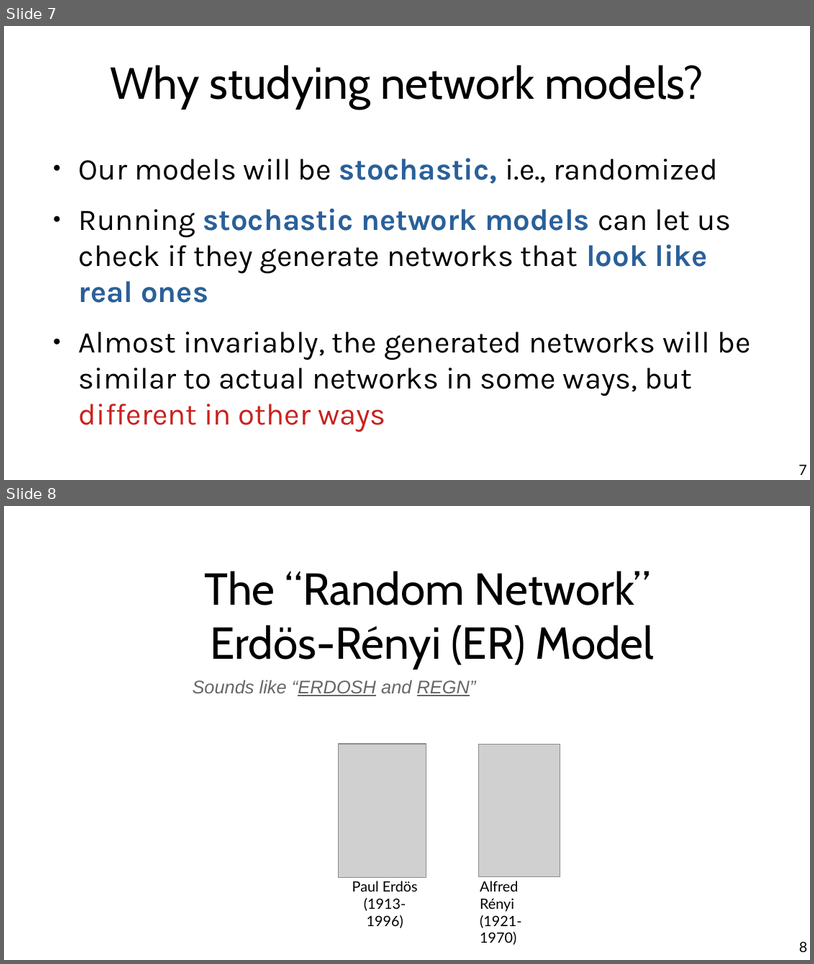
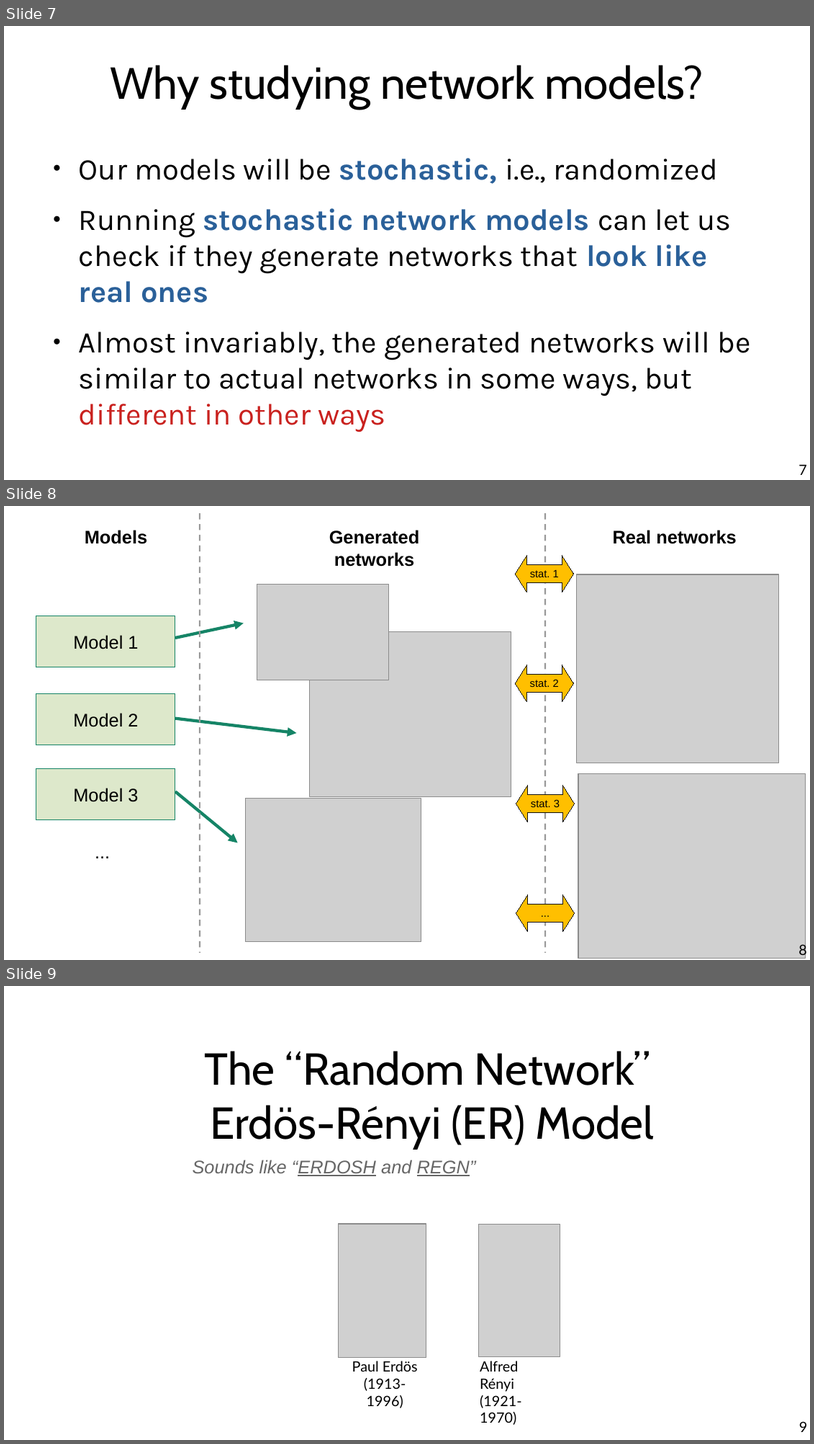
Before and after one commit to chatox/networks-science-course, a slide deck: theory/odp/tt11-random_networks.odp. Shown one above the other, each under a label of ours: slides 7 and 8 before the commit, slides 7, 8 and 9 after it. The pictures are 814x964 and 814x1444 pixels, drawn with LibreOffice and Linux fonts; fonts in the diff are those of the drawing; grey boxes stand for pictures. Boxes give left, top, right and bottom in pixels: in the first picture for what was removed or moved away, otherwise in the second. Text is boxed around its words. In the diff, an @@ line names an element or a change of style, - is before the commit and + after.

```diff
--- a/theory/odp/tt11-random_networks.odp
+++ b/theory/odp/tt11-random_networks.odp
@@ slide 8 added at box(4, 506, 810, 960), background #FFFFFF @@
@@ line added from (200, 513) to (200, 952), #999999 1.5 pt dashed @@
@@ line added from (545, 513) to (545, 952), #999999 1.5 pt dashed @@
@@ text added at box(85, 530, 147, 544), 18 pt, text #000000, bold @@
+Models
@@ text added at box(329, 530, 420, 566), 18 pt, text #000000, bold @@
+Generated networks
@@ text added at box(613, 530, 736, 544), 18 pt, text #000000, bold @@
+Real networks
@@ left right arrow added at box(515, 555, 574, 592), fill #FFBF00, outline #111111 0 pt, 10.5 pt, text #000000 @@
+stat. 1
@@ picture added at box(257, 584, 389, 680) @@
@@ picture added at box(577, 575, 779, 763) @@
@@ rectangle added at box(36, 615, 175, 667), fill #DDE8CB, outline #158466 0 pt, 18 pt, text #000000 @@
+Model 1
@@ arrow added from (175, 638) to (243, 623), #158466 3 pt @@
@@ picture added at box(310, 632, 511, 796) @@
@@ left right arrow added at box(515, 665, 574, 701), fill #FFBF00, outline #111111 0 pt, 10.5 pt, text #000000 @@
+stat. 2
@@ rectangle added at box(36, 693, 175, 744), fill #DDE8CB, outline #158466 0 pt, 18 pt, text #000000 @@
+Model 2
@@ arrow added from (175, 718) to (297, 733), #158466 3 pt @@
@@ rectangle added at box(36, 769, 175, 820), fill #DDE8CB, outline #158466 0 pt, 18 pt, text #000000 @@
+Model 3
@@ left right arrow added at box(516, 785, 575, 821), fill #FFBF00, outline #111111 0 pt, 10.5 pt, text #000000 @@
+stat. 3
@@ picture added at box(579, 773, 806, 957) @@
@@ arrow added from (175, 791) to (237, 843), #158466 3 pt @@
@@ picture added at box(245, 798, 421, 942) @@
@@ text added at box(88, 836, 167, 865), 18 pt, text #000000 @@
+...
@@ left right arrow added at box(516, 895, 575, 931), fill #FFBF00, outline #111111 0 pt, 10.5 pt, text #000000 @@
+...
@@ page number added at box(799, 942, 807, 958), 14 pt, text #000000 @@
+8
@@ what was slide 8 is now slide 9 @@
@@ page number at box(800, 1421, 808, 1432): text changed @@
-8
+9
```
Also in this commit, not shown: 1 slide changed.
